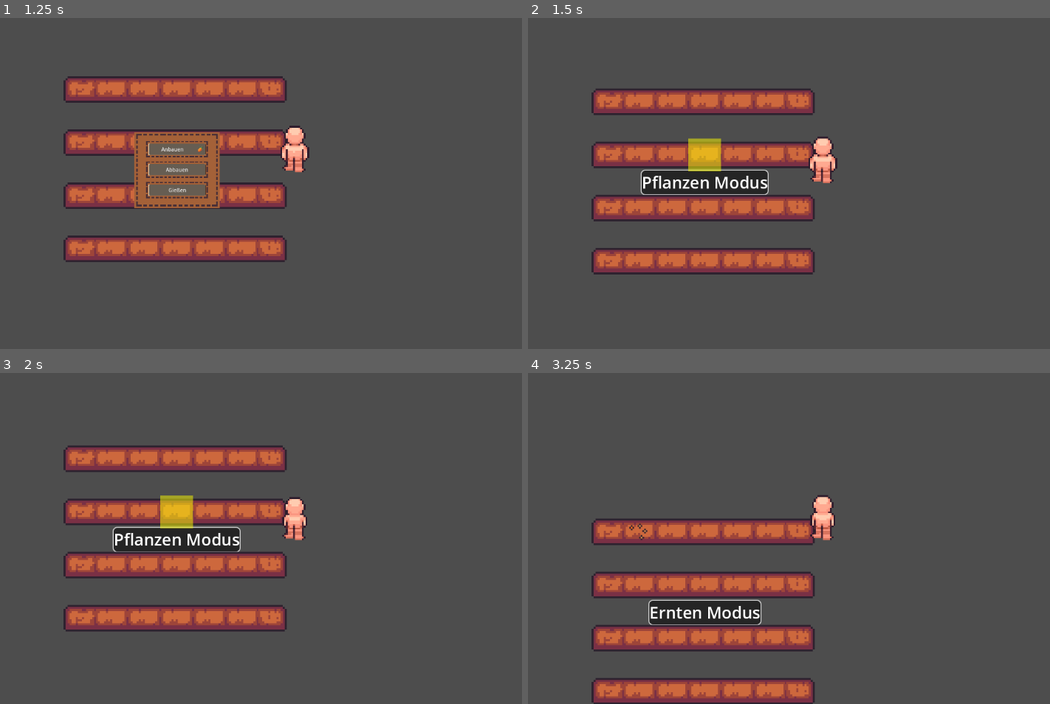
Above: before the commit, frames 1-4 (two rows, left to right).
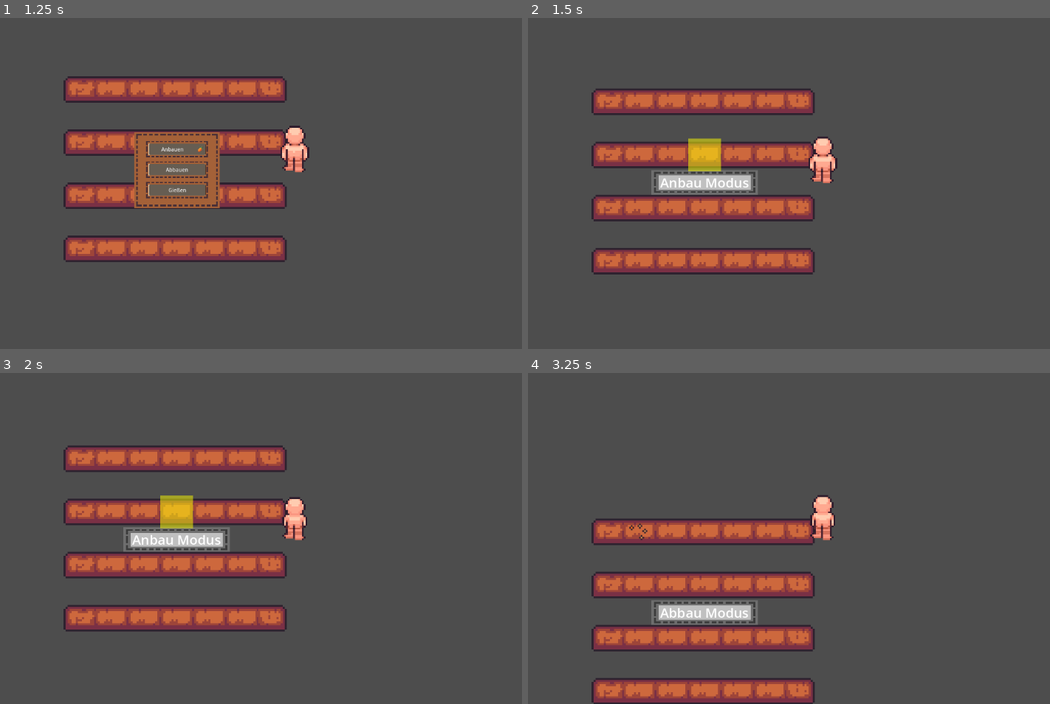
Above: after the commit, the same moments.

Repository: XDCocker420/Farming-Game-Project
Game: Godot game, scene res://scenes/maps/bill.tscn
Two runs of this game, one before a commit and one after it. Both use one fixed random seed, a clock stepped at 60 frames per second and the inputs below. This scene is started directly instead of the project's main scene.
Inputs (mouse positions are in pixels of both pictures, inside the frame that each line leads up to):
- Up to frame 1 (1.25 s): tap Enter (ui_accept) at 0.5, 0.77 s; move the mouse to (78, 31) at 0.52 s; hold W (move_up) from 0.53 s (still down); hold E (interact) from 0.53 s (still down); click (78, 31) at 0.67 s
- Up to frame 2 (1.5 s): release W (move_up) at 1.25 s; release E (interact) at 1.25 s; click "Anbauen" at 1.25 s
- Up to frame 3 (2 s): no input
- Up to frame 4 (3.25 s): move the mouse to (637, 459) at 2.02 s; hold W (move_up) 2.03-2.75 s; click (637, 459) at 2.1 s; tap Enter (ui_accept) at 2.27 s; click "Abbauen" at 2.75 s

Frame 1 is identical in both runs. In frame 2, 1.6% of the frame differs, in the area x 21-47%, y 45-54%; in frame 3, 1.7%, in the area x 21-47%, y 46-55%; in frame 4, 1.5%.

Commit message:
Modi Labels hinzugefügt

Diff:
--- a/scenes/farming/farming_area.tscn
+++ b/scenes/farming/farming_area.tscn
@@ -1,25 +1,16 @@
-[gd_scene load_steps=7 format=3 uid="uid://bqogj2noiv4ya"]
+[gd_scene load_steps=10 format=3 uid="uid://bqogj2noiv4ya"]
 
 [ext_resource type="Script" path="res://scripts/farming/farming_area.gd" id="1_or51d"]
 [ext_resource type="PackedScene" uid="uid://lo6utycpenq8" path="res://scenes/farming/farmFieldLeft.tscn" id="2_pdgie"]
 [ext_resource type="PackedScene" uid="uid://bwk02b3kef0xu" path="res://scenes/farming/farmFieldMiddle.tscn" id="3_fq8gb"]
 [ext_resource type="PackedScene" uid="uid://dgbjtfg8j188k" path="res://scenes/farming/farmFieldRight.tscn" id="4_rach3"]
 [ext_resource type="PackedScene" uid="uid://bqag013g7o0c6" path="res://scenes/ui/ui_farming.tscn" id="5_xk3l4"]
+[ext_resource type="PackedScene" uid="uid://kuegxrcss13s" path="res://scenes/ui/ui_plant_mode.tscn" id="6_ykl4m"]
+[ext_resource type="PackedScene" uid="uid://dpj4xransfcws" path="res://scenes/ui/ui_water_mode.tscn" id="7_l2m3n"]
+[ext_resource type="PackedScene" uid="uid://c37fb3qfu8h0r" path="res://scenes/ui/ui_harvest_mode.tscn" id="8_n4o5p"]
 
 [sub_resource type="RectangleShape2D" id="RectangleShape2D_6vrsi"]
 size = Vector2(488, 412)
-
-[sub_resource type="StyleBoxFlat" id="StyleBoxFlat_1"]
-bg_color = Color(0.129412, 0.129412, 0.129412, 0.901961)
-border_width_left = 2
-border_width_top = 2
-border_width_right = 2
-border_width_bottom = 2
-border_color = Color(0.8, 0.8, 0.8, 1)
-corner_radius_top_left = 8
-corner_radius_top_right = 8
-corner_radius_bottom_right = 8
-corner_radius_bottom_left = 8
 
 [node name="farming_area" type="Area2D" groups=["farming_areas"]]
 script = ExtResource("1_or51d")
@@ -28,24 +19,16 @@
 visible = false
 shape = SubResource("RectangleShape2D_6vrsi")
 
-[node name="ModeLabel" type="Label" parent="."]
-anchors_preset = 8
-anchor_left = 0.5
-anchor_top = 0.5
-anchor_right = 0.5
-anchor_bottom = 0.5
-offset_left = -100.0
-offset_top = -25.0
-offset_right = 100.0
-offset_bottom = 25.0
-grow_horizontal = 2
-grow_vertical = 2
-theme_override_font_sizes/font_size = 32
-theme_override_styles/normal = SubResource("StyleBoxFlat_1")
-horizontal_alignment = 1
-vertical_alignment = 1
+[node name="FarmingUI" parent="." instance=ExtResource("5_xk3l4")]
+visible = false
 
-[node name="FarmingUI" parent="." instance=ExtResource("5_xk3l4")]
+[node name="PlantModeUI" parent="." instance=ExtResource("6_ykl4m")]
+visible = false
+
+[node name="WaterModeUI" parent="." instance=ExtResource("7_l2m3n")]
+visible = false
+
+[node name="HarvestModeUI" parent="." instance=ExtResource("8_n4o5p")]
 visible = false
 
 [node name="long_field1" type="Node2D" parent="."]
--- a/scenes/maps/bill.tscn
+++ b/scenes/maps/bill.tscn
@@ -1,7 +1,6 @@
-[gd_scene load_steps=4 format=3 uid="uid://l6rnva0jxton"]
+[gd_scene load_steps=3 format=3 uid="uid://l6rnva0jxton"]
 
 [ext_resource type="PackedScene" uid="uid://cckq6n703hhfn" path="res://scenes/characters/player.tscn" id="1_7s4qw"]
-[ext_resource type="PackedScene" uid="uid://b8j6g3l4n5m7k" path="res://scenes/ui/farming_ui.tscn" id="2_w12eg"]
 [ext_resource type="PackedScene" uid="uid://bqogj2noiv4ya" path="res://scenes/farming/farming_area.tscn" id="3_wcd6p"]
 
 [node name="Bill_Map" type="Node2D"]
@@ -17,10 +16,3 @@
 
 [node name="farming_area" parent="." instance=ExtResource("3_wcd6p")]
 position = Vector2(-15, -119)
-
-[node name="FarmingGUI" parent="." instance=ExtResource("2_w12eg")]
-z_index = 4
-offset_left = 85.0
-offset_top = -43.0
-offset_right = 85.0
-offset_bottom = -43.0
--- /dev/null
+++ b/scenes/ui/ui_harvest_mode.tscn
@@ -0,0 +1,39 @@
+[gd_scene load_steps=2 format=3 uid="uid://c37fb3qfu8h0r"]
+
+[ext_resource type="Texture2D" uid="uid://cfjfflsigxxw1" path="res://assets/gui/menu.png" id="1_dieuk"]
+
+[node name="HarvestModeUI" type="Control"]
+layout_mode = 3
+anchors_preset = 15
+anchor_right = 1.0
+anchor_bottom = 1.0
+grow_horizontal = 2
+grow_vertical = 2
+
+[node name="HarvestModeField" type="NinePatchRect" parent="."]
+layout_mode = 1
+anchors_preset = 8
+anchor_left = 0.5
+anchor_top = 0.5
+anchor_right = 0.5
+anchor_bottom = 0.5
+offset_left = -104.0
+offset_top = -24.0
+offset_right = 104.0
+offset_bottom = 24.0
+grow_horizontal = 2
+grow_vertical = 2
+texture = ExtResource("1_dieuk")
+region_rect = Rect2(289, 65, 46, 14)
+
+[node name="HarvestLabel" type="Label" parent="HarvestModeField"]
+layout_mode = 1
+anchors_preset = 15
+anchor_right = 1.0
+anchor_bottom = 1.0
+grow_horizontal = 2
+grow_vertical = 2
+theme_override_font_sizes/font_size = 26
+text = "Abbau Modus"
+horizontal_alignment = 1
+vertical_alignment = 1
--- /dev/null
+++ b/scenes/ui/ui_plant_mode.tscn
@@ -0,0 +1,39 @@
+[gd_scene load_steps=2 format=3 uid="uid://kuegxrcss13s"]
+
+[ext_resource type="Texture2D" uid="uid://cfjfflsigxxw1" path="res://assets/gui/menu.png" id="1_0fmlq"]
+
+[node name="PlantModeUI" type="Control"]
+layout_mode = 3
+anchors_preset = 15
+anchor_right = 1.0
+anchor_bottom = 1.0
+grow_horizontal = 2
+grow_vertical = 2
+
+[node name="PlantModeField" type="NinePatchRect" parent="."]
+layout_mode = 1
+anchors_preset = 8
+anchor_left = 0.5
+anchor_top = 0.5
+anchor_right = 0.5
+anchor_bottom = 0.5
+offset_left = -104.0
+offset_top = -24.0
+offset_right = 104.0
+offset_bottom = 24.0
+grow_horizontal = 2
+grow_vertical = 2
+texture = ExtResource("1_0fmlq")
+region_rect = Rect2(289, 65, 46, 14)
+
+[node name="PlantLabel" type="Label" parent="PlantModeField"]
+layout_mode = 1
+anchors_preset = 15
+anchor_right = 1.0
+anchor_bottom = 1.0
+grow_horizontal = 2
+grow_vertical = 2
+theme_override_font_sizes/font_size = 26
+text = "Anbau Modus"
+horizontal_alignment = 1
+vertical_alignment = 1
--- /dev/null
+++ b/scenes/ui/ui_water_mode.tscn
@@ -0,0 +1,39 @@
+[gd_scene load_steps=2 format=3 uid="uid://dpj4xransfcws"]
+
+[ext_resource type="Texture2D" uid="uid://cfjfflsigxxw1" path="res://assets/gui/menu.png" id="1_r8it2"]
+
+[node name="WaterModeUI" type="Control"]
+layout_mode = 3
+anchors_preset = 15
+anchor_right = 1.0
+anchor_bottom = 1.0
+grow_horizontal = 2
+grow_vertical = 2
+
+[node name="WaterModeField" type="NinePatchRect" parent="."]
+layout_mode = 1
+anchors_preset = 8
+anchor_left = 0.5
+anchor_top = 0.5
+anchor_right = 0.5
+anchor_bottom = 0.5
+offset_left = -104.0
+offset_top = -24.0
+offset_right = 104.0
+offset_bottom = 24.0
+grow_horizontal = 2
+grow_vertical = 2
+texture = ExtResource("1_r8it2")
+region_rect = Rect2(289, 65, 46, 14)
+
+[node name="WaterLabel" type="Label" parent="WaterModeField"]
+layout_mode = 1
+anchors_preset = 15
+anchor_right = 1.0
+anchor_bottom = 1.0
+grow_horizontal = 2
+grow_vertical = 2
+theme_override_font_sizes/font_size = 26
+text = "Gieß Modus"
+horizontal_alignment = 1
+vertical_alignment = 1
--- a/scripts/farming/farming_area.gd
+++ b/scripts/farming/farming_area.gd
@@ -4,14 +4,18 @@
 var current_mode: String = ""
 var is_current_area: bool = false
 
-@onready var mode_label: Label = $ModeLabel
 @onready var farming_ui = $FarmingUI
+@onready var plant_mode_ui = $PlantModeUI
+@onready var water_mode_ui = $WaterModeUI
+@onready var harvest_mode_ui = $HarvestModeUI
 
 func _ready() -> void:
 	body_entered.connect(_on_player_entered)
 	body_exited.connect(_on_player_exited)
-	mode_label.visible = false
 	farming_ui.visible = false
+	plant_mode_ui.visible = false
+	water_mode_ui.visible = false
+	harvest_mode_ui.visible = false
 
 func _input(event: InputEvent) -> void:
 	if event.is_action_pressed("ui_cancel") and current_mode != "": # ESC-Taste
@@ -37,8 +41,20 @@
 
 func enter_mode(mode: String) -> void:
 	current_mode = mode
-	mode_label.text = mode.capitalize() + " Modus"
-	mode_label.visible = true
+
+	# Verstecke alle Modus-UIs
+	plant_mode_ui.visible = false
+	water_mode_ui.visible = false
+	harvest_mode_ui.visible = false
+
+	# Zeige das entsprechende Modus-UI
+	match mode:
+		"pflanzen":
+			plant_mode_ui.visible = true
+		"gießen":
+			water_mode_ui.visible = true
+		"ernten":
+			harvest_mode_ui.visible = true
 
 	# Setze den Modus für alle Felder
 	var fields = get_tree().get_nodes_in_group("fields")
@@ -48,7 +64,11 @@
 
 func exit_mode() -> void:
 	current_mode = ""
-	mode_label.visible = false
+
+	# Verstecke alle Modus-UIs
+	plant_mode_ui.visible = false
+	water_mode_ui.visible = false
+	harvest_mode_ui.visible = false
 
 	# Setze den Modus für alle Felder zurück
 	var fields = get_tree().get_nodes_in_group("fields")
